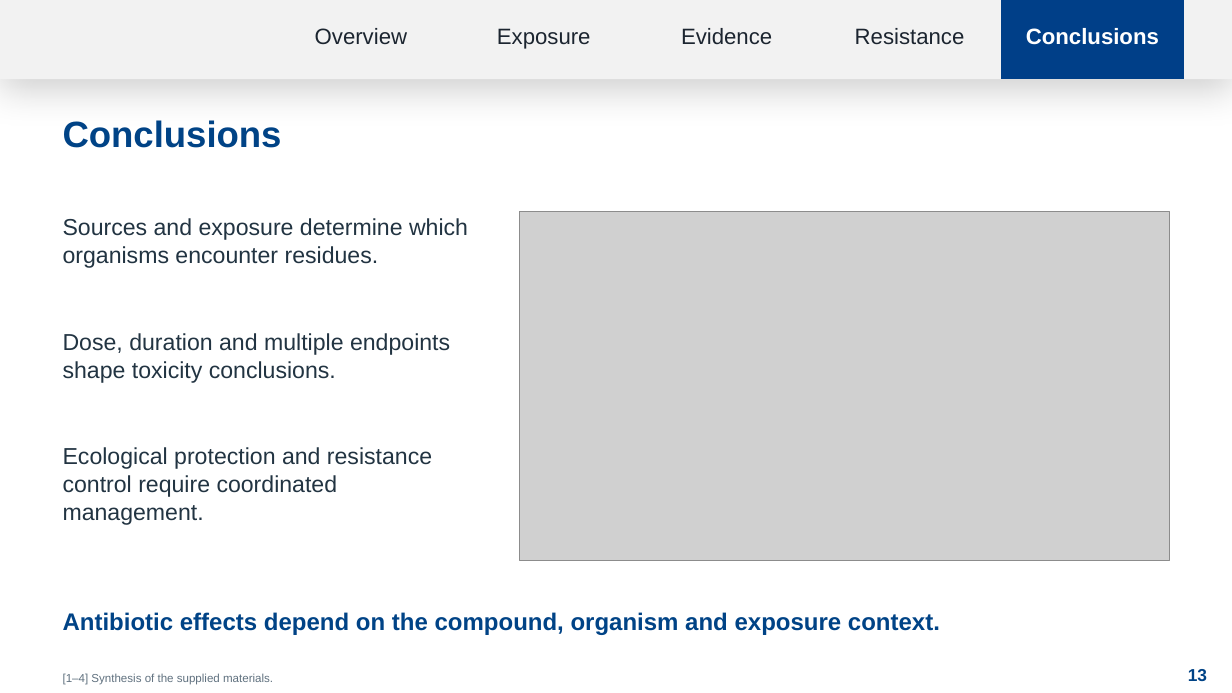
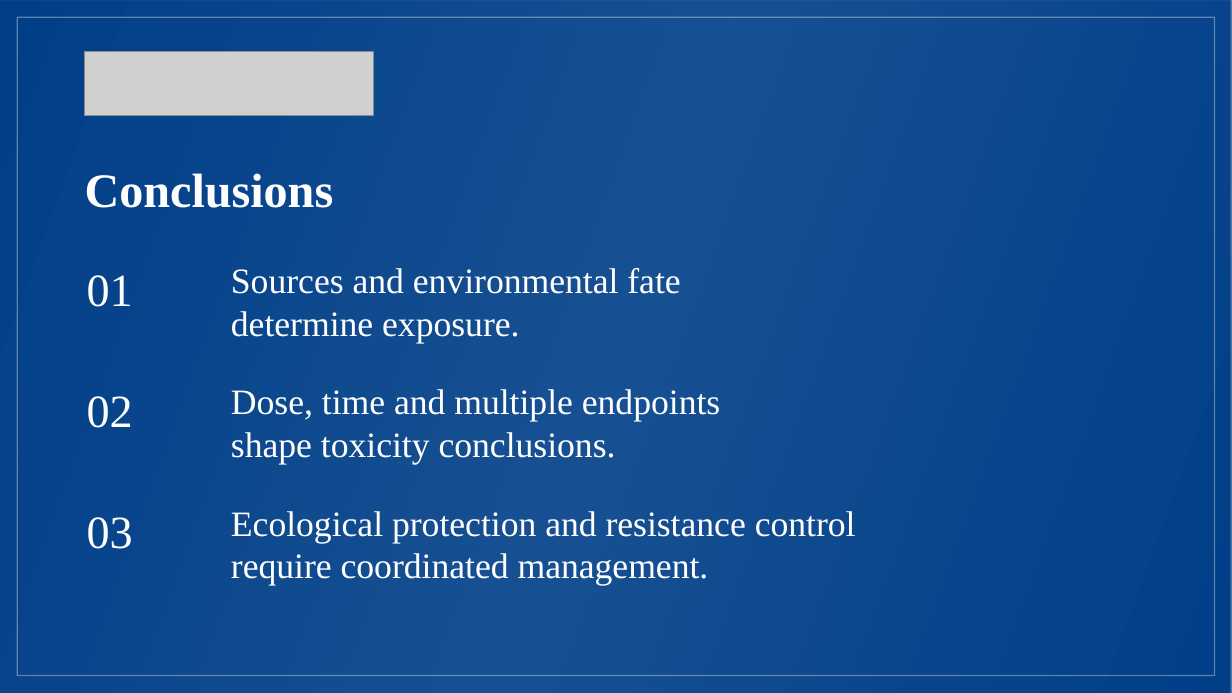
Before and after one commit to sophiawang122/yang, a slide deck: slide 13 of Antibiotics_Environmental_Toxicology_EN.pptx. Drawn at 1232x693 pixels with LibreOffice and Linux fonts; fonts in the diff are those of the drawing; grey boxes stand for pictures; background and template pictures are left out. Boxes give left, top, right and bottom in pixels: in the first picture for what was removed or moved away, otherwise in the second. Text is boxed around its words. In the diff, an @@ line names an element or a change of style, - is before the commit and + after.

```diff
--- a/Antibiotics_Environmental_Toxicology_EN.pptx
+++ b/Antibiotics_Environmental_Toxicology_EN.pptx
@@ rectangle removed at box(0, 0, 1232, 79) @@
@@ rectangle added at box(0, 0, 1232, 693), fill gradient #003F88 @@
@@ rectangle added at box(18, 18, 1215, 676), outline #FFFFFF 1 pt @@
@@ text removed at box(315, 28, 407, 45) @@
-Overview
@@ text removed at box(497, 28, 591, 49) @@
-Exposure
@@ text removed at box(681, 28, 772, 45) @@
-Evidence
@@ text removed at box(855, 28, 965, 45) @@
-Resistance
@@ rectangle removed at box(1001, 0, 1184, 79) @@
@@ text removed at box(1026, 28, 1159, 45) @@
-Conclusions
@@ picture added at box(85, 52, 373, 116) @@
@@ text "Conclusions": place and size @@
-text "Conclusions" at box(63, 120, 282, 148)
+text "Conclusions" at box(85, 173, 334, 208)
@@ text "Conclusions" at box(85, 173, 334, 208): size 28.5 to 37.5 pt, font Arial to Times New Roman, text colour #004386 to #FFFFFF @@
@@ text removed at box(63, 218, 468, 268) @@
-Sources and exposure determine which organisms encounter residues.
@@ picture removed at box(519, 212, 1169, 561) @@
@@ text added at box(231, 268, 680, 343), 27.8 pt, text #FFFFFF @@
+Sources and environmental fate
+determine exposure.
@@ text added at box(87, 275, 133, 307), 36 pt, text #FFFFFF @@
+01
@@ text at box(231, 389, 720, 465): text changed; size 18 to 27.8 pt; font Arial to Times New Roman; text colour #223442 to #FFFFFF @@
-Dose, duration and multiple endpoints shape toxicity conclusions.
+Dose, time and multiple endpoints
+shape toxicity conclusions.
@@ text added at box(87, 396, 133, 428), 36 pt, text #FFFFFF @@
+02
@@ text added at box(87, 517, 133, 549), 36 pt, text #FFFFFF @@
+03
@@ text at box(231, 511, 856, 586): text changed; size 18 to 27.8 pt; font Arial to Times New Roman; text colour #223442 to #FFFFFF @@
-Ecological protection and resistance control require coordinated management.
+Ecological protection and resistance control
+require coordinated management.
@@ text removed at box(63, 612, 940, 635) @@
-Antibiotic effects depend on the compound, organism and exposure context.
@@ text removed at box(63, 673, 273, 685) @@
-[1–4] Synthesis of the supplied materials.
@@ text removed at box(1188, 669, 1207, 681) @@
-13
```
Also in this commit, not shown: 12 other slides changed, 4 slides added, 4 slides removed.
